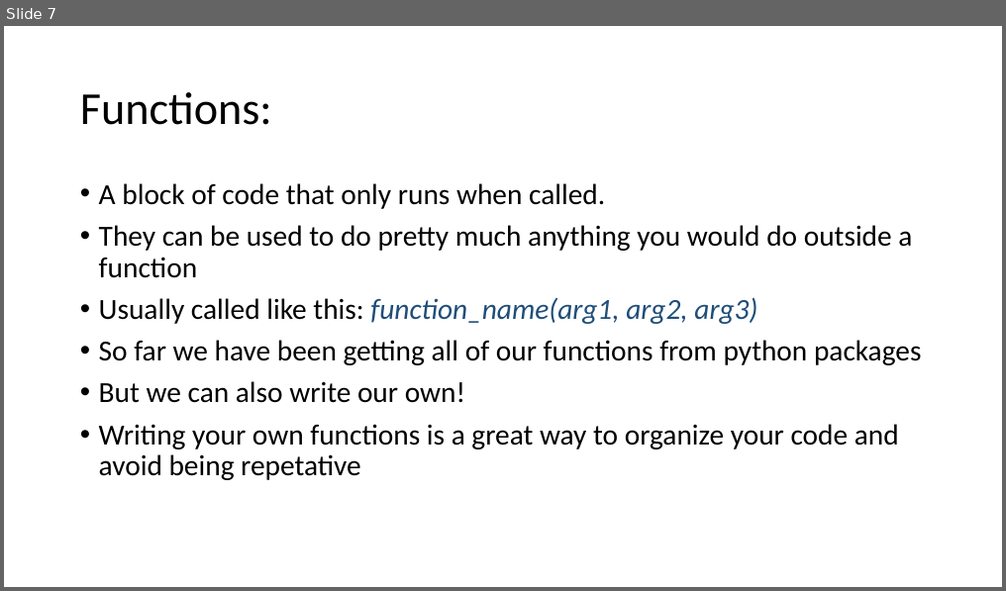
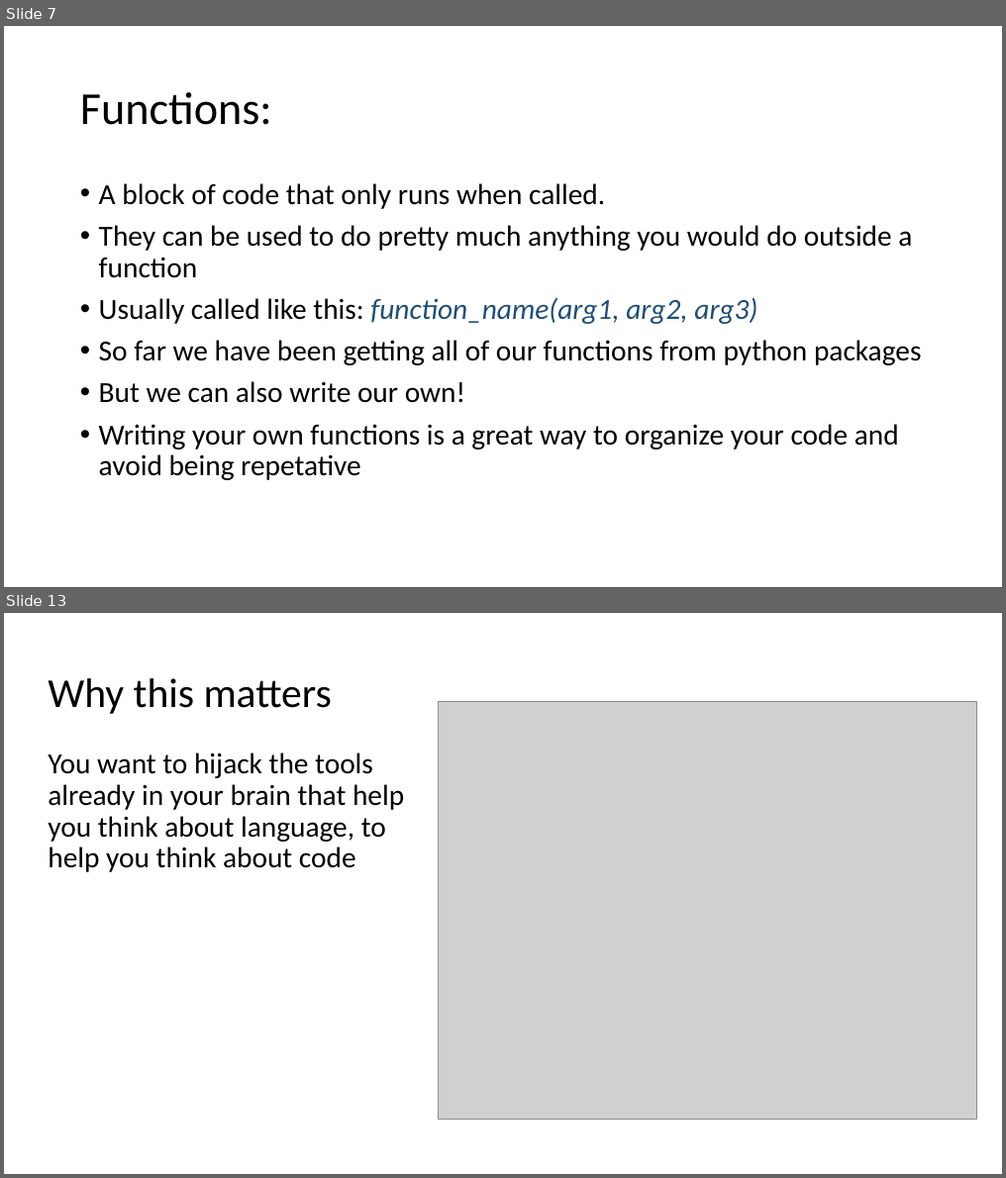
Before and after one commit to HAS-Tools-2023/Course-Materials23, a slide deck: Class_Notes/Week9_FunctionsFormatting.pptx. Shown one above the other, each under a label of ours: slide 7 before the commit, slides 7 and 13 after it; the slides between them are not shown. The pictures are 1006x591 and 1006x1178 pixels, drawn with LibreOffice and Linux fonts; fonts in the diff are those of the drawing; grey boxes stand for pictures. Boxes give left, top, right and bottom in pixels: in the first picture for what was removed or moved away, otherwise in the second. Text is boxed around its words. In the diff, an @@ line names an element or a change of style, - is before the commit and + after.

```diff
--- a/Class_Notes/Week9_FunctionsFormatting.pptx
+++ b/Class_Notes/Week9_FunctionsFormatting.pptx
@@ slide 13 added at <box>4,613,1002,1174</box>, background #FFFFFF @@
@@ title added at <box>48,678,332,714</box>, 39.6 pt, text #000000 @@
+Why this matters
@@ picture added at <box>439,702,976,1119</box> @@
@@ text added at <box>48,753,404,872</box>, 28 pt, text #000000 @@
+You want to hijack the tools already in your brain that help you think about language, to help you think about code
```
Also in this commit, not shown: 4 slides changed, 11 other slides added, 4 other files.
